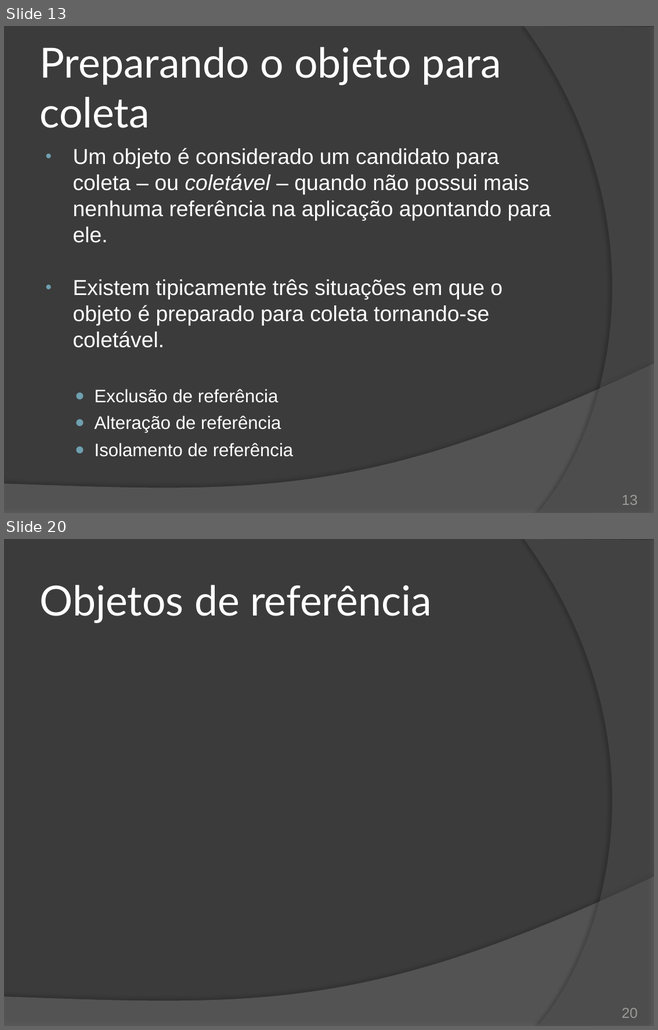
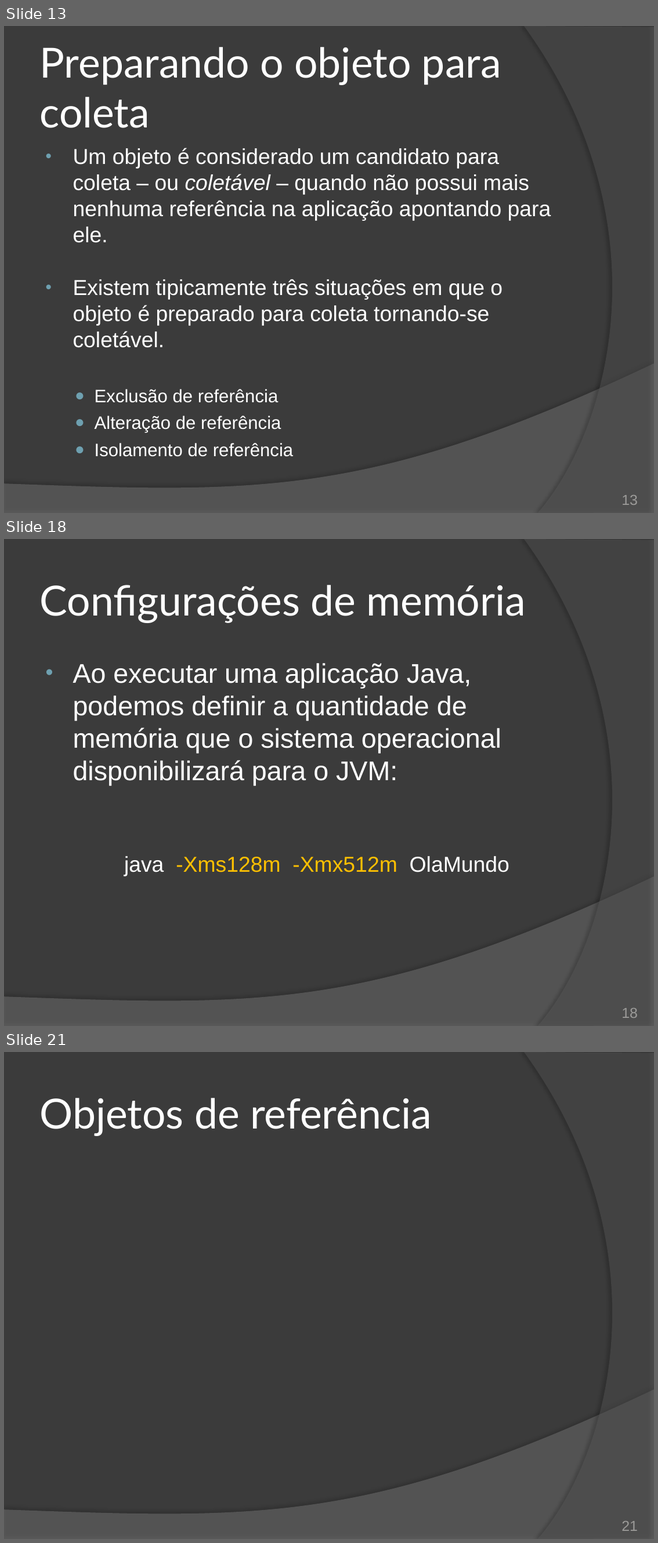
Before and after one commit to duchesqui/slzvieira-training, a slide deck: 2-Java-Programmer-Modulo-II/11.Capitulo05.pptx. Shown one above the other, each under a label of ours: slides 13 and 20 before the commit, slides 13, 18 and 21 after it; the slides between them are not shown. The pictures are 658x1030 and 658x1543 pixels, drawn with LibreOffice and Linux fonts; fonts in the diff are those of the drawing. Boxes give left, top, right and bottom in pixels: in the first picture for what was removed or moved away, otherwise in the second. Text is boxed around its words. In the diff, an @@ line names an element or a change of style, - is before the commit and + after.

```diff
--- a/2-Java-Programmer-Modulo-II/11.Capitulo05.pptx
+++ b/2-Java-Programmer-Modulo-II/11.Capitulo05.pptx
@@ slide 18 added at (4, 539, 654, 1026), background #3B3B3B; not listed: 2 template elements that a slide beside it also shows @@
@@ title added at (40, 585, 526, 623), 46 pt, text #FFFFFF @@
+Configurações de memória
@@ text added at (73, 663, 509, 877), 30 pt, text #FFFFFF @@
+• Ao executar uma aplicação Java, podemos definir a quantidade de memória que o sistema operacional disponibilizará para o JVM:
+java -Xms128m -Xmx512m OlaMundo
@@ page number added at (621, 1008, 637, 1018), 16 pt, text #9D9B9A @@
+18
@@ what was slide 20 is now slide 21 @@
@@ page number at (621, 1521, 637, 1531): text changed @@
-20
+21
```
Also in this commit, not shown: 7 slides changed, 1 other slide added, 1 slide removed.
